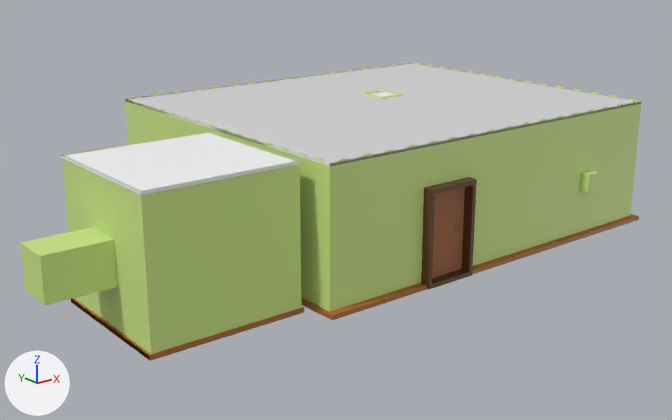
Two versions of the glTF model src/models/room.glb, one commit apart.
Camera for both pictures: a 50 mm lens placed at (-18.56, -25.52, 8.93), pointed at (-2.42, -5.35, 0.86). The lights are fixed; the arrows at lower left show +X, +Y and +Z. The picture after the commit comes second. Vertices at exactly the same position are counted once.

Objects in the first picture: 'room'.
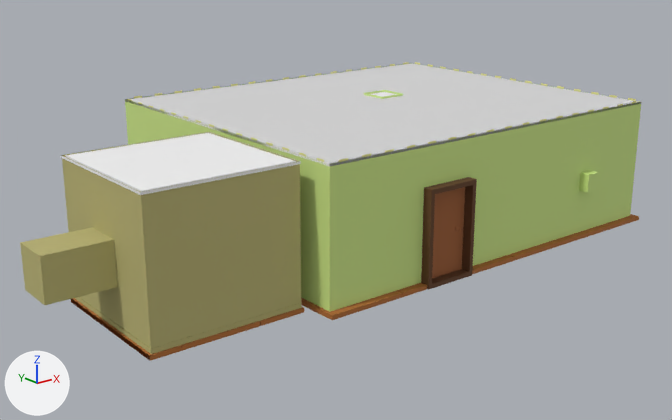
Edits to the bpy script that builds the scene:
```text
Add mat_plinth2:
    mat_plinth2 = principled_material('plinth2')
    mat_plinth2.base_color = (0.339, 0.324, 0.0922)  # yellow #9d9a56
    mat_plinth2.roughness = 0.8
Add mat_plinth:
    mat_plinth = principled_material('plinth')
    mat_plinth.base_color = (0.436, 0.568, 0.179)  # green #b0c775
    mat_plinth.roughness = 0.8
Add mat_walls3:
    mat_walls3 = principled_material('walls3')
    mat_walls3.base_color = (0.487, 0.447, 0.176)  # yellow #b9b274
    mat_walls3.roughness = 0.8
Change me_plane_009:
    used by ob_room; location = (-1.82, -5.15, 0.36)
    remove me_plane_009.from_pydata(...)  # 1889 vertices, 2813 faces; spans x -10.2..8.0, y -4.7..5.8, z -0.5..3.4
    add me_plane_009.from_pydata(...)  # 1936 vertices, 2883 faces; spans x -10.2..8.0, y -4.7..5.8, z -0.5..3.4
    me_plane_009 part 1: a new loose piece of 20 vertices spanning x -8.5..-4.5, y -3.8..0.2, z -0.4..-0.2, in mat_plinth2 (yellow #9d9a56)
    me_plane_009 part 2
    21 vertices are removed from x -8.6..0.1, y -4.3..0.2, z -0.4..1.0
    83 faces are deleted
    9 vertices move within x -8.5..0.1, y -4.4..0.1, z -0.4..3.3
    31 vertices are added at x -4.1..2.9, y -4.4..1.7, z -0.4..2.0
    4 new faces join them, mat_doorway (brown #623e21)
    16 new faces join them, mat_floor (brown #af6b2f)
    34 new faces join them, mat_door (brown #a15f31)
    12 new faces join them, mat_celling_bright (white #f5f5f5)
    28 new faces join them, mat_plinth (green #b0c775)
    15 new faces join them, mat_walls3 (yellow #b9b274)
    me_plane_009 part 3: 13 faces spanning x -10.2..-8.5, y -3.8..0.1, z -0.4..1.9 switch from mat_walls1 (green #cde789) to mat_walls3 (yellow #b9b274)
    other edits to the shape of me_plane_009 do not show in these pictures
    add me_plane_009.materials.append(mat_plinth)  # green #b0c775
    add me_plane_009.materials.append(mat_plinth2)  # yellow #9d9a56
```

Where the change shows, as pixel boxes (x1, y1, x2, y2) in the pictures (672 x 420 px; the box of a moved part takes in the faces that stretch with it):
part 1 of me_plane_009, added (mostly hidden)
    after: (79, 297, 302, 349)
part 2 of me_plane_009, moved or reshaped
    before: (61, 132, 465, 355)
    after: (61, 132, 465, 354)
part 3 of me_plane_009, recoloured (green to yellow)
    both: (20, 227, 148, 352)
